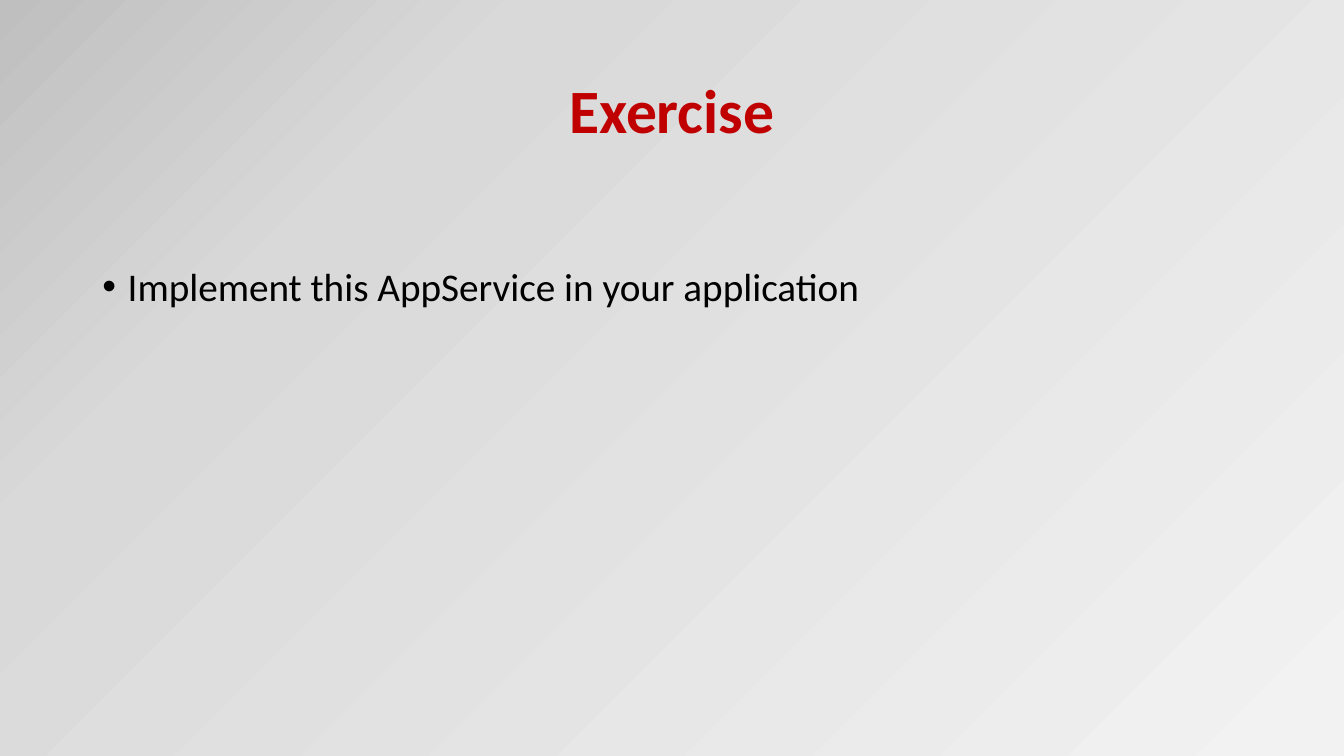
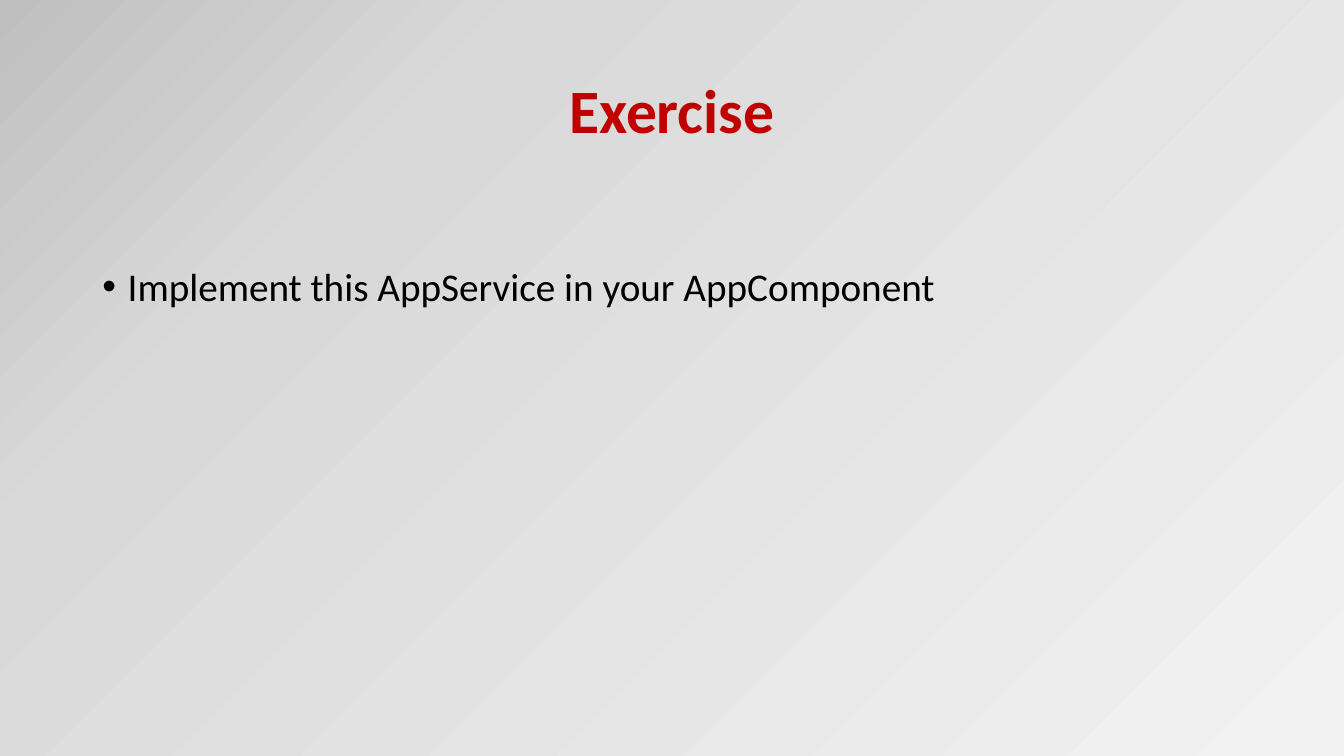
Before and after one commit to OrdinaNederland/hackjam-angular, a slide deck: slide 37 of Angular2.pptx (slide 39 before the commit). Drawn at 1344x756 pixels with LibreOffice and Linux fonts; fonts in the diff are those of the drawing. Boxes give left, top, right and bottom in pixels: in the first picture for what was removed or moved away, otherwise in the second. Text is boxed around its words. In the diff, an @@ line names an element or a change of style, - is before the commit and + after.

```diff
--- a/Angular2.pptx
+++ b/Angular2.pptx
@@ text at box(128, 273, 934, 308): text changed @@
-• Implement this AppService in your application
+• Implement this AppService in your AppComponent
```
Also in this commit, not shown: 18 other slides changed, 4 slides added, 2 slides removed.
